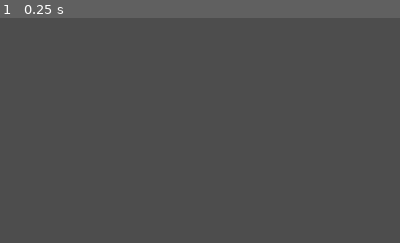
Above: before the commit, frame 1.
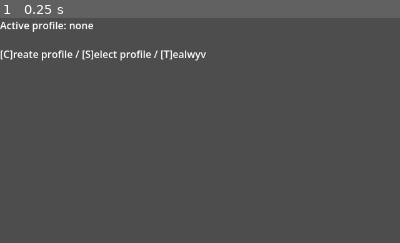
Above: after the commit, the same moment.

Repository: muraglim/proto-arch
Game: Godot game, scene res://core/main.tscn
Same seed, same stepped clock (60 frames per second), same inputs: the game is played once before the commit and once after it.
Inputs:
- Up to frame 1 (0.25 s): no input
The pictures show only the part of the screen within x 0-50%, y 0-50%; the shares and areas given below are measured in that part.

The runs differ from the first frame. In frame 1, 1.3% of the frame differs, in the area x 0-52%, y 1-20%.
Error before the commit: Invalid call. Nonexistent function 'is_unresolved' in base 'Node (guard.gd)'. (res://mediums/console_medium.gd:13)

Commit message:
feat(ConsoleChannel, ConsoleMedium): add typewriter-style text reveal
ConsoleMedium._type_out() drives a Tween over RichTextLabel's native
visible_characters property rather than hand-animating substrings or
timers: the full formatted text is set immediately via
prepare_for_reveal() (so wrapping/layout resolve up front, just
hidden at visible_characters = 0), then tween_method() interpolates
visible_characters from 0 to text.length() over a duration derived
from chars_per_second rate, calling set_visible_characters() once
per step.

Diff:
--- a/channels/console_channel.gd
+++ b/channels/console_channel.gd
@@ -14,10 +14,18 @@
 
 func display(text: String) -> void:
 	output.text = text
+	output.visible_characters = -1
 
 func _on_text_submitted(text: String) -> void:
 	input.text = ""
 	input_received.emit(text)
 
+func prepare_for_reveal(text: String) -> void:
+	output.text = text
+	output.visible_characters = 0
+
+func set_visible_characters(count: int) -> void:
+	output.visible_characters = count
+
 @warning_ignore("unused_signal")
 signal input_received(text: String)
--- a/mediums/console_medium.gd
+++ b/mediums/console_medium.gd
@@ -2,6 +2,7 @@
 extends Medium
 
 var _channel: ConsoleChannel = null
+var _type_tween: Tween = null
 
 func geist_shutdown() -> void:
 	_log("geist_shutdown(): medium offline.")
@@ -10,11 +11,23 @@
 	_channel = channel
 
 func compose(context_key: String, data: Dictionary = {}) -> void:
-	if Guard.is_unresolved(_channel, name + ":compose"): return
+	if Guard.is_null_or_empty(_channel, name + ":compose"): return
 	var format_string = Firm.get_value("core_text_ledger", context_key)
-	if Guard.is_unresolved(format_string, name + ":compose"): return
-	_channel.display(format_string.format(data))
+	if Guard.is_null_or_empty(format_string, name + ":compose"): return
+	_type_out(format_string.format(data))
 
 func set_input_constraint(max_len: int) -> void:
-	if Guard.is_unresolved(_channel, name + ":set_input_constraint"): return
+	if Guard.is_null_or_empty(_channel, name + ":set_input_constraint"): return
 	_channel.set_input_max_length(max_len)
+
+func _type_out(text: String, chars_per_second: float = 400.0) -> void:
+	_kill_active_tween()
+	_channel.prepare_for_reveal(text)
+	var duration = text.length() / chars_per_second if chars_per_second > 0.0 else 0.0
+	_type_tween = create_tween()
+	_type_tween.tween_method(_channel.set_visible_characters, 0, text.length(), duration)
+
+func _kill_active_tween() -> void:
+	if _type_tween != null and _type_tween.is_valid():
+		_type_tween.kill()
+	_type_tween = null
